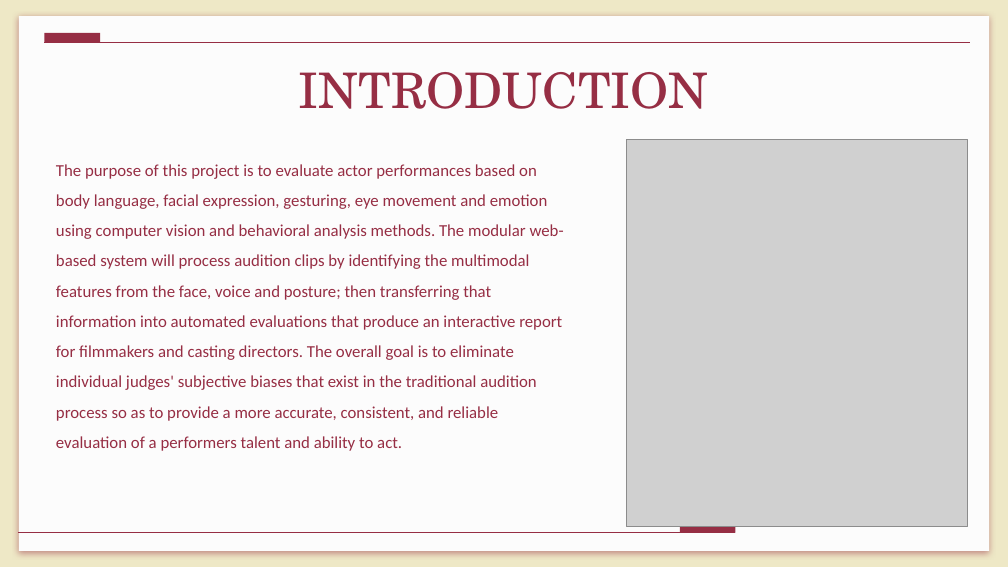
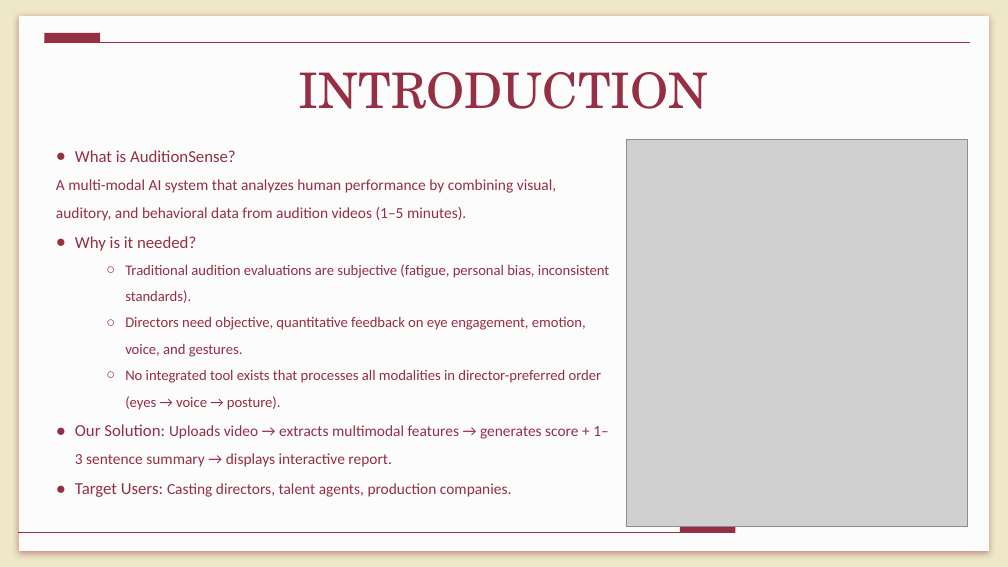
Before and after one commit to MiraPhilip12/Graduation_Project_ESLSCA, a slide deck: slide 2 of Final Milestone/Graduation_Project_Final_Presentation.pptx. Drawn at 1008x567 pixels with LibreOffice and Linux fonts; fonts in the diff are those of the drawing; grey boxes stand for pictures. Boxes give left, top, right and bottom in pixels: in the first picture for what was removed or moved away, otherwise in the second. Text is boxed around its words. In the diff, an @@ line names an element or a change of style, - is before the commit and + after.

```diff
--- a/Final Milestone/Graduation_Project_Final_Presentation.pptx
+++ b/Final Milestone/Graduation_Project_Final_Presentation.pptx
@@ subtitle at [56, 150, 609, 497]: text changed; size 12 to 11 pt @@
-The purpose of this project is to evaluate actor performances based on body language, facial expression, gesturing, eye movement and emotion using computer vision and behavioral analysis methods. The modular web-based system will process audition clips by identifying the multimodal features from the face, voice and posture; then transferring that information into automated evaluations that produce an interactive report for filmmakers and casting directors. The overall goal is to eliminate individual judges' subjective biases that exist in the traditional audition process so as to provide a more accurate, consistent, and reliable evaluation of a performers talent and ability to act.
+● What is AuditionSense?
+A multi-modal AI system that analyzes human performance by combining visual, auditory, and behavioral data from audition videos (1–5 minutes).
+● Why is it needed?
+  ○ Traditional audition evaluations are subjective (fatigue, personal bias, inconsistent standards).
+  ○ Directors need objective, quantitative feedback on eye engagement, emotion, voice, and gestures.
+  ○ No integrated tool exists that processes all modalities in director-preferred order (eyes → voice → posture).
+● Our Solution: Uploads video → extracts multimodal features → generates score + 1–3 sentence summary → displays interactive report.
+● Target Users: Casting directors, talent agents, production companies.
```
Also in this commit, not shown: 1 other slide changed, 7 slides added, 4 slides removed, 3 other files.
